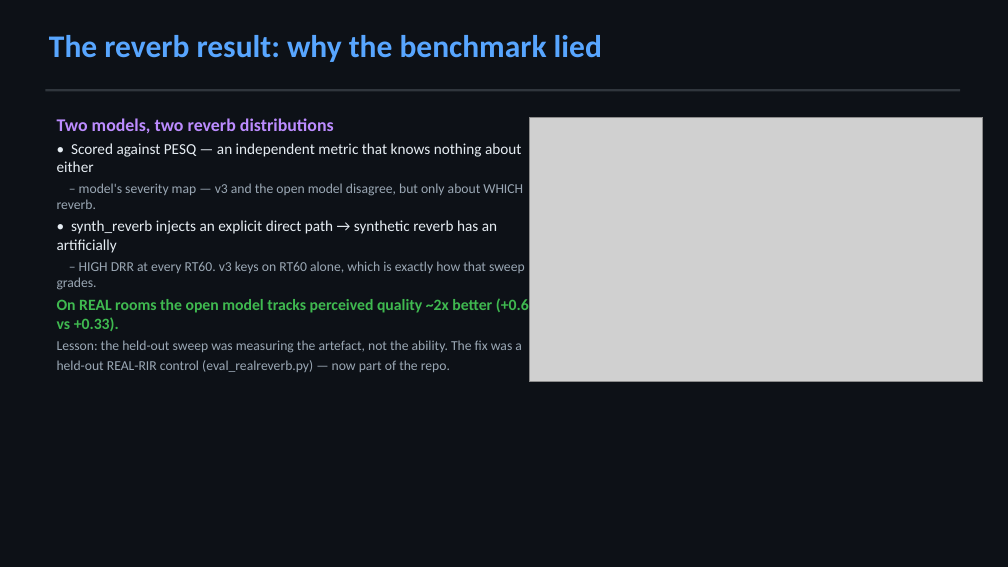
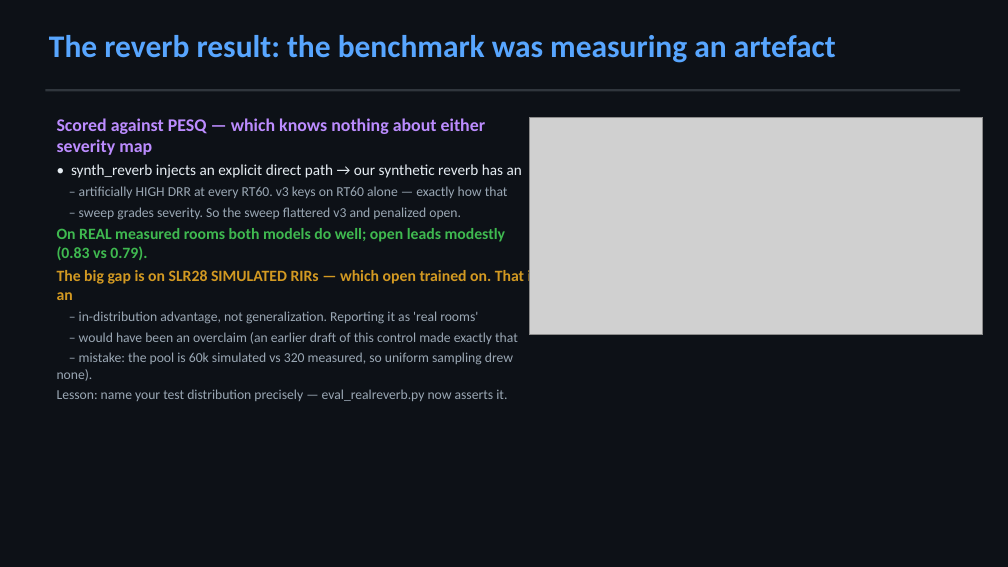
Before and after one commit to LarocheC/llm-sqa, a slide deck: slide 16 of experiments/results/planb_deck.pptx. Drawn at 1008x567 pixels with LibreOffice and Linux fonts; fonts in the diff are those of the drawing; grey boxes stand for pictures. Boxes give left, top, right and bottom in pixels: in the first picture for what was removed or moved away, otherwise in the second. Text is boxed around its words. In the diff, an @@ line names an element or a change of style, - is before the commit and + after.

Commit message:
Correct an overclaim: the "real-reverb" control tested SIMULATED RIRs
The control that decided the reverb question sampled the RIR pool uniformly. SLR28 is
~60,000 simulated (image-method) responses vs ~320 genuinely measured ones, so it drew
only simulated RIRs -- while the code, the docs, the deck and the model card all called
them "real". The claim "open tracks perceived quality ~2x better on real rooms" was
therefore not supported.

Re-run with a filter that keeps only measured responses (RWCP / Aachen AIR / REVERB),
96 clips x 12 RIRs, held out from BOTH models. Scored against PESQ:

    synthetic exp-decay (our generator)          v3 +0.610   open +0.391
    SLR28 simulated (open TRAINED on these)      v3 +0.328   open +0.632
    REAL measured (held out from both)           v3 +0.787   open +0.827

On genuinely measured rooms the two models are close and open leads only modestly
(+0.83 vs +0.79). The large gap is on the simulated RIRs open trained on, so it largely
reflects an in-distribution advantage rather than generalization. v3 is not bad at
reverb on real rooms. Both models do markedly better on real RIRs than on either
synthetic kind.

eval_realreverb.py now filters to measured RIRs by default (is_real_rir) and asserts no
simulated response leaks in. The corpus itself is unaffected: its reverb comes from the
SLR28 *simulated* bank (verified: the training bank is 24/24 simulated), which is also
why the wording "real SLR28 RIRs" is corrected to "simulated" throughout.

FINDINGS, PLAN_B_SUMMARY, README, the deck slide, the figure and the published HF model
card are all corrected.

```diff
--- a/experiments/results/planb_deck.pptx
+++ b/experiments/results/planb_deck.pptx
@@ text at (49,35,836,63): text changed @@
-The reverb result: why the benchmark lied
+The reverb result: the benchmark was measuring an artefact
@@ text at (57,118,538,401): text changed @@
-Two models, two reverb distributions
-• Scored against PESQ — an independent metric that knows nothing about either
-– model's severity map — v3 and the open model disagree, but only about WHICH reverb.
-• synth_reverb injects an explicit direct path → synthetic reverb has an artificially
-– HIGH DRR at every RT60. v3 keys on RT60 alone, which is exactly how that sweep grades.
-On REAL rooms the open model tracks perceived quality ~2x better (+0.63 vs +0.33).
-Lesson: the held-out sweep was measuring the artefact, not the ability. The fix was a
-held-out REAL-RIR control (eval_realreverb.py) — now part of the repo.
+Scored against PESQ — which knows nothing about either severity map
+• synth_reverb injects an explicit direct path → our synthetic reverb has an
+– artificially HIGH DRR at every RT60. v3 keys on RT60 alone — exactly how that
+– sweep grades severity. So the sweep flattered v3 and penalized open.
+On REAL measured rooms both models do well; open leads modestly (0.83 vs 0.79).
+The big gap is on SLR28 SIMULATED RIRs — which open trained on. That is an
+– in-distribution advantage, not generalization. Reporting it as 'real rooms'
+– would have been an overclaim (an earlier draft of this control made exactly that
+– mistake: the pool is 60k simulated vs 320 measured, so uniform sampling drew none).
+Lesson: name your test distribution precisely — eval_realreverb.py now asserts it.
@@ picture: place and size @@
-picture at (529,117,983,382)
+picture at (529,117,983,335)
```
Also in this commit, not shown: 2 other slides changed, 8 other files.
